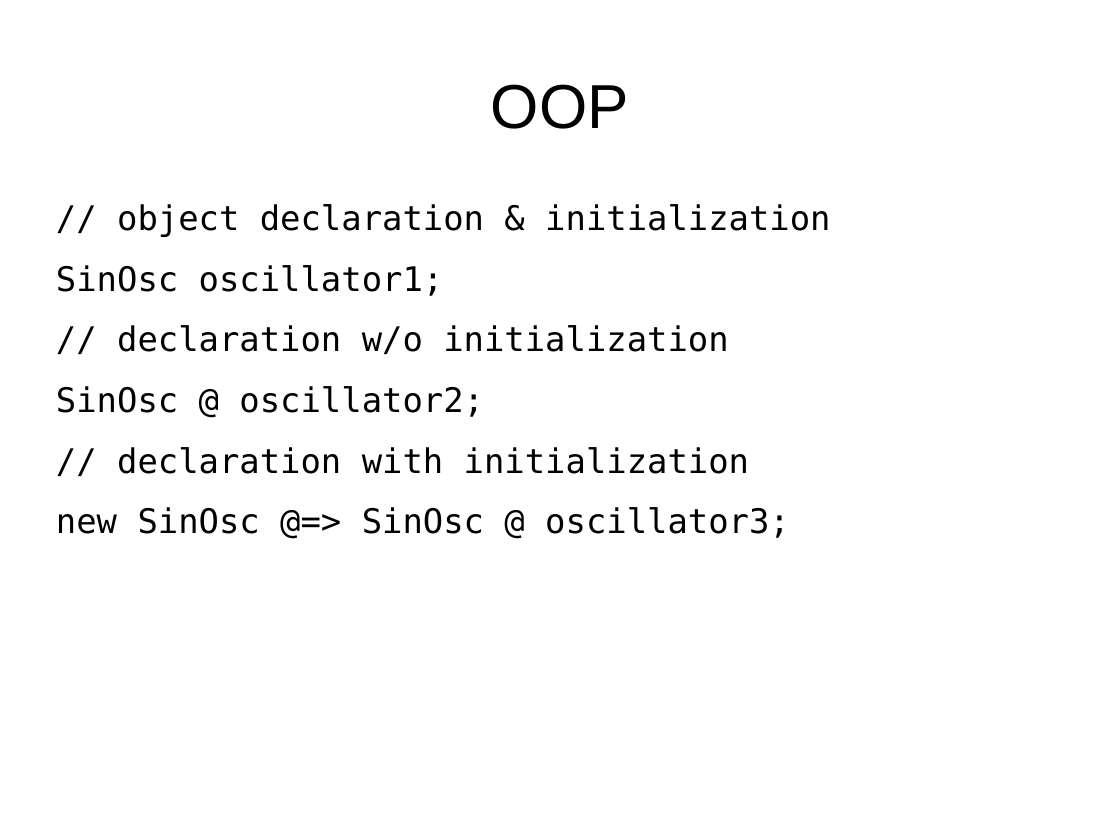
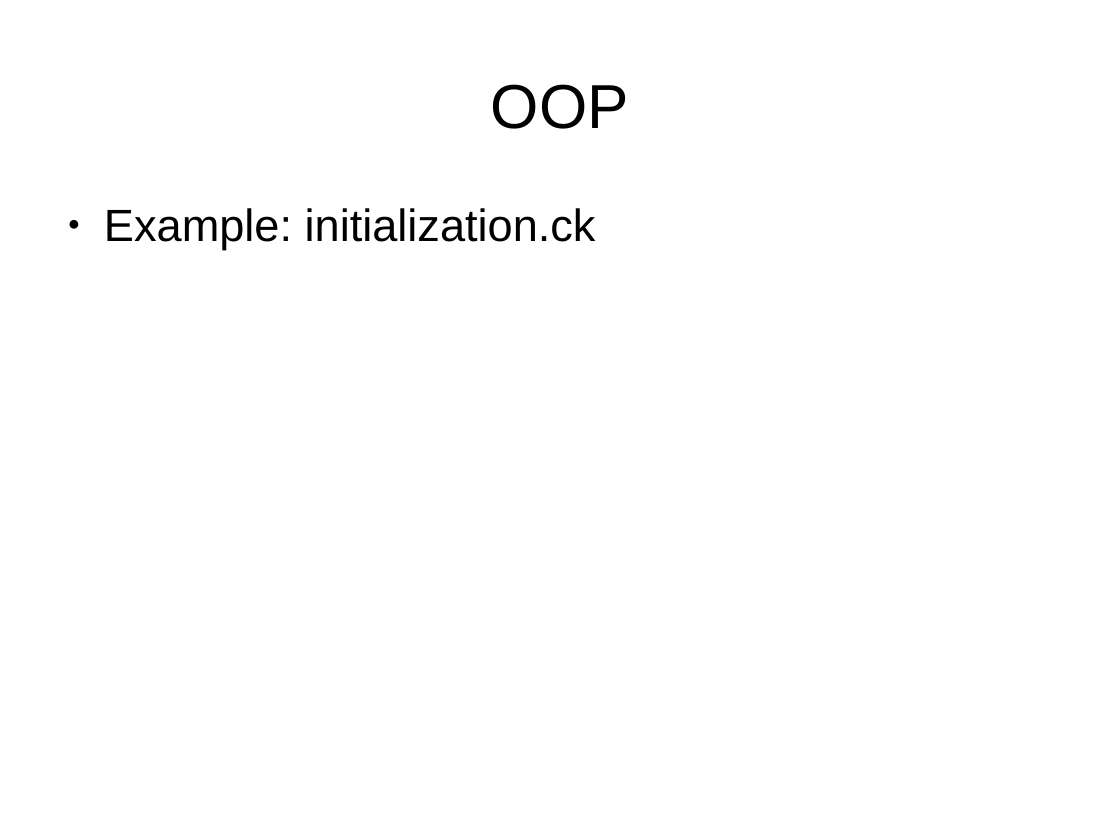
Before and after one commit to briansorahan/txlf-2013-chuck-talk, a slide deck: slide 36 of ChuckTalk.odp. Drawn at 1120x840 pixels with LibreOffice and Linux fonts; fonts in the diff are those of the drawing. Boxes give left, top, right and bottom in pixels: in the first picture for what was removed or moved away, otherwise in the second. Text is boxed around its words. In the diff, an @@ line names an element or a change of style, - is before the commit and + after.

```diff
--- a/ChuckTalk.odp
+++ b/ChuckTalk.odp
@@ text at box(104, 208, 596, 250): text changed; size 24 to 32 pt; font DejaVu Sans Mono to Arial @@
-// object declaration & initialization
-SinOsc oscillator1;
-// declaration w/o initialization
-SinOsc @ oscillator2;
-// declaration with initialization
-new SinOsc @=> SinOsc @ oscillator3;
+● Example: initialization.ck
```
Also in this commit, not shown: 5 other slides changed, 1 other file.
